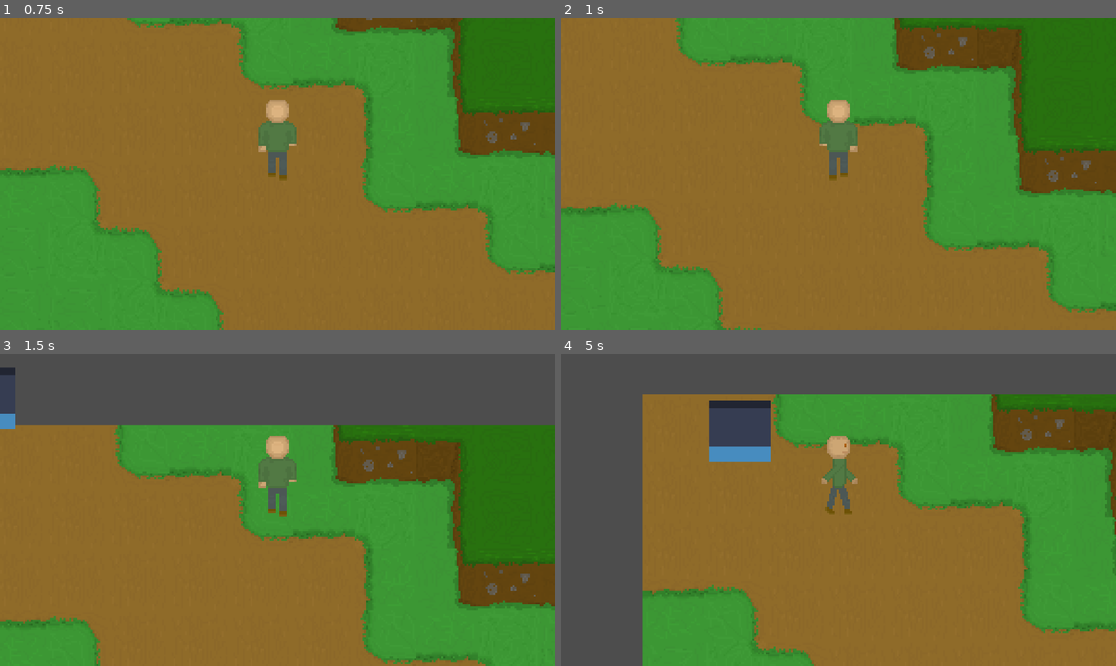
Above: before the commit, frames 1-4 (two rows, left to right).
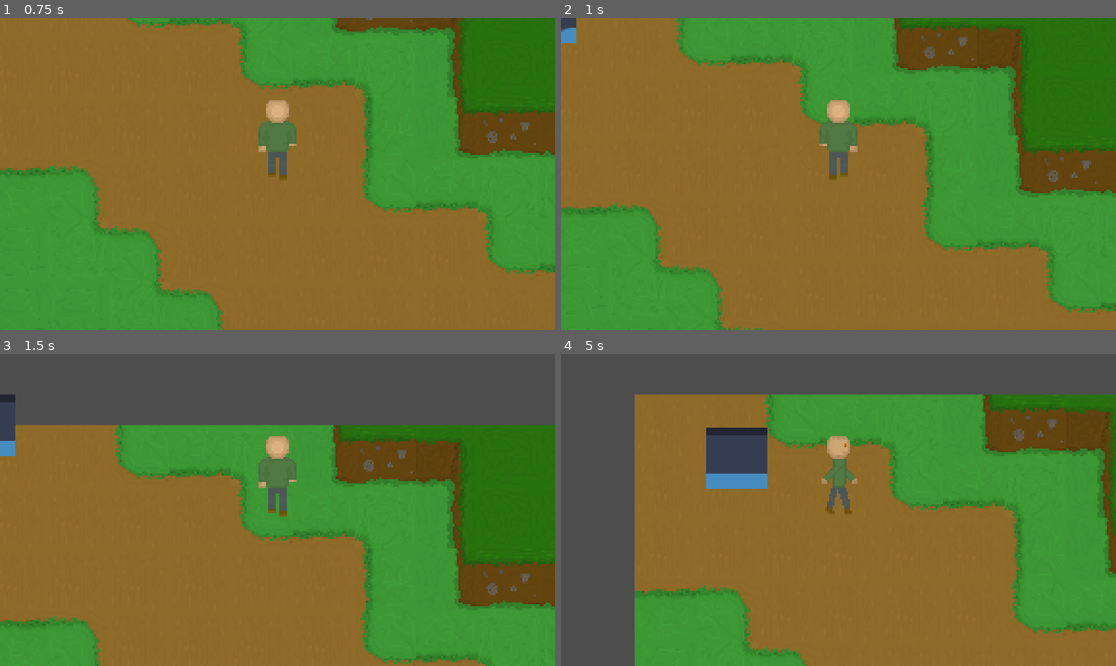
Above: after the commit, the same moments.

Repository: fosterhayes-jpg/Assessment
Game: Godot game, scene res://scenes/world.tscn
Two runs of this game, one before a commit and one after it. Both use one fixed random seed, a clock stepped at 60 frames per second and the inputs below. The engine's default icon, where the game draws it, is replaced by a stand-in: a white triangle on a blue panel in a dark square.
Inputs:
- Up to frame 1 (0.75 s): hold Up (ui_up) from 0.53 s (still down)
- Up to frame 2 (1 s): keep holding Up (ui_up)
- Up to frame 3 (1.5 s): keep holding Up (ui_up)
- Up to frame 4 (5 s): release Up (ui_up) at 2.03 s; hold Left (ui_left) 2.03-3.53 s; hold Down (ui_down) 3.53-4.28 s; hold Right (ui_right) from 4.28 s (still down)

Frame 1 is identical in both runs. In frame 2, 0.2% of the frame differs, in the area x 0-3%, y 0-9%; in frame 3, 0.5%; in frame 4, 7.9%, in the area x 13-100%, y 12-100%.

Commit message:
Update zombie.tscn

Diff:
--- a/assessment/scenes/zombie.tscn
+++ b/assessment/scenes/zombie.tscn
@@ -78,7 +78,6 @@
 [node name="AnimatedSprite2D" type="AnimatedSprite2D" parent="." unique_id=10617456]
 sprite_frames = SubResource("SpriteFrames_3fthk")
 animation = &"death"
-offset = Vector2(0, -14)
 
 [node name="detection_area" type="Area2D" parent="." unique_id=1340752056]
 collision_layer = 2
@@ -88,13 +87,11 @@
 shape = SubResource("CircleShape2D_aetfh")
 
 [node name="CollisionShape2D" type="CollisionShape2D" parent="." unique_id=1333819796]
-position = Vector2(0, -16)
 shape = SubResource("CircleShape2D_xepks")
 
 [node name="Zombie hitbox" type="Area2D" parent="." unique_id=1132874711]
 
 [node name="CollisionShape2D" type="CollisionShape2D" parent="Zombie hitbox" unique_id=295058866]
-position = Vector2(0, -14.47)
 scale = Vector2(1.055, 1.055)
 shape = SubResource("CircleShape2D_httt1")
 
